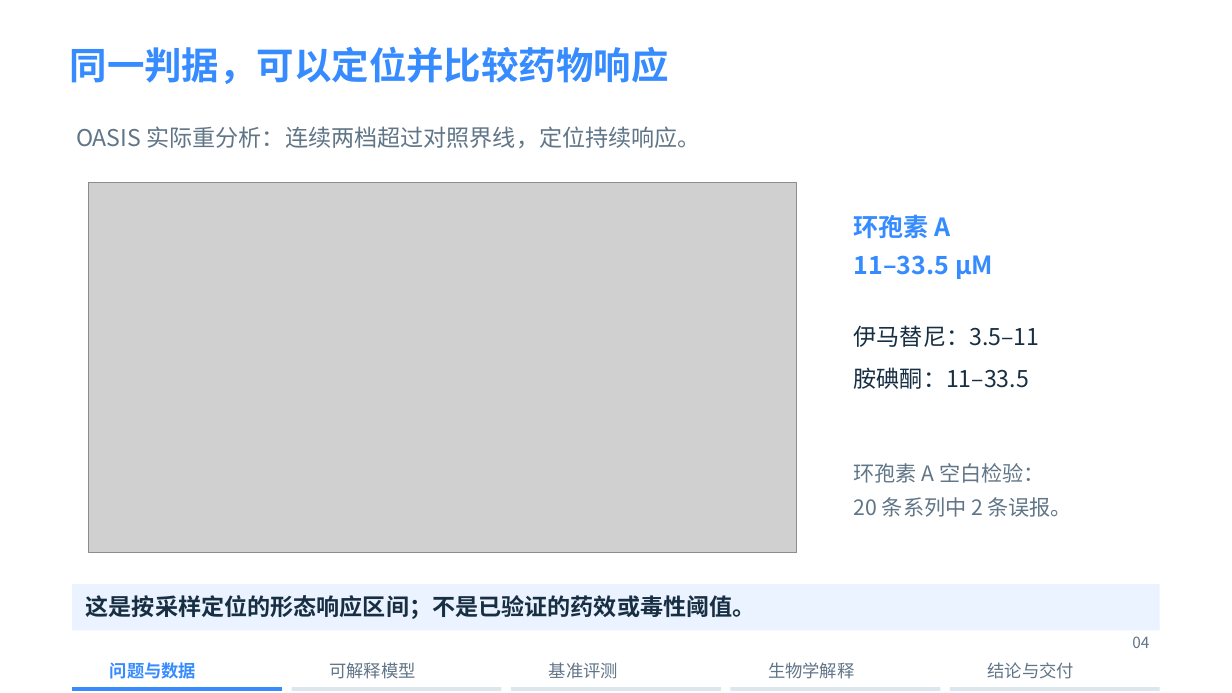
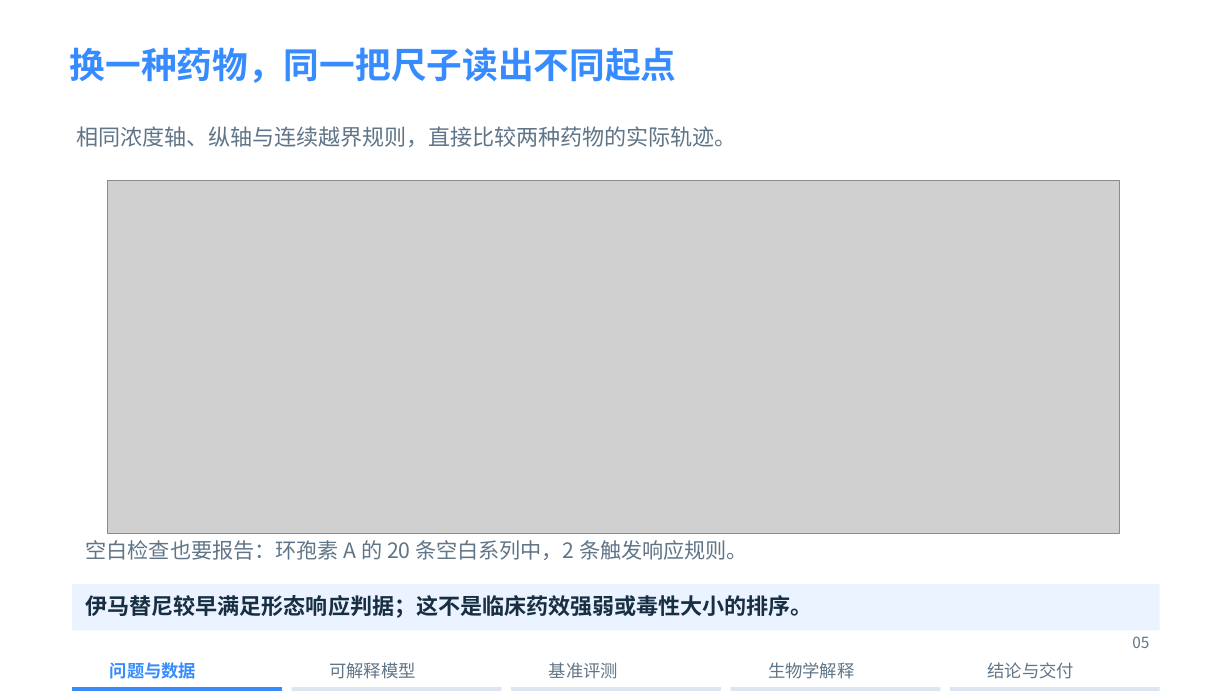
Before and after one commit to xing-zq/cell-state-dose-response, a slide deck: slide 5 of presentation/细胞状态轨迹_十分钟汇报.pptx (slide 4 before the commit). Drawn at 1232x693 pixels with LibreOffice and Linux fonts; fonts in the diff are those of the drawing; grey boxes stand for pictures; background and template pictures are left out. Boxes give left, top, right and bottom in pixels: in the first picture for what was removed or moved away, otherwise in the second. Text is boxed around its words. In the diff, an @@ line names an element or a change of style, - is before the commit and + after.

```diff
--- a/presentation/细胞状态轨迹_十分钟汇报.pptx
+++ b/presentation/细胞状态轨迹_十分钟汇报.pptx
@@ text at [70, 47, 677, 83]: text changed; size 29.2 to 27.8 pt @@
-同一判据，可以定位并比较药物响应
+换一种药物，同一把尺子读出不同起点
@@ text at [76, 126, 737, 147]: text changed; size 18 to 17.2 pt @@
-OASIS 实际重分析：连续两档超过对照界线，定位持续响应。
+相同浓度轴、纵轴与连续越界规则，直接比较两种药物的实际轨迹。
@@ picture: place and size @@
-picture at [89, 183, 797, 553]
+picture at [107, 181, 1120, 533]
@@ text removed at [854, 214, 951, 239] @@
-环孢素 A
@@ text removed at [854, 255, 993, 279] @@
-11–33.5 µM
@@ text removed at [854, 325, 1040, 347] @@
-伊马替尼：3.5–11
@@ text removed at [854, 367, 1029, 389] @@
-胺碘酮：11–33.5
@@ text removed at [854, 463, 1045, 483] @@
-环孢素 A 空白检验：
@@ text removed at [854, 497, 1072, 517] @@
-20 条系列中 2 条误报。
@@ text added at [86, 540, 748, 560], 16.5 pt, text #607587 @@
+空白检查也要报告：环孢素 A 的 20 条空白系列中，2 条触发响应规则。
@@ text at [86, 595, 813, 618]: text changed; size 18 to 17.2 pt @@
-这是按采样定位的形态响应区间；不是已验证的药效或毒性阈值。
+伊马替尼较早满足形态响应判据；这不是临床药效强弱或毒性大小的排序。
@@ text at [1132, 636, 1149, 648]: text changed @@
-04
+05
```
Also in this commit, not shown: 14 other slides changed, 3 slides added, 1 slide removed, 23 other files.
